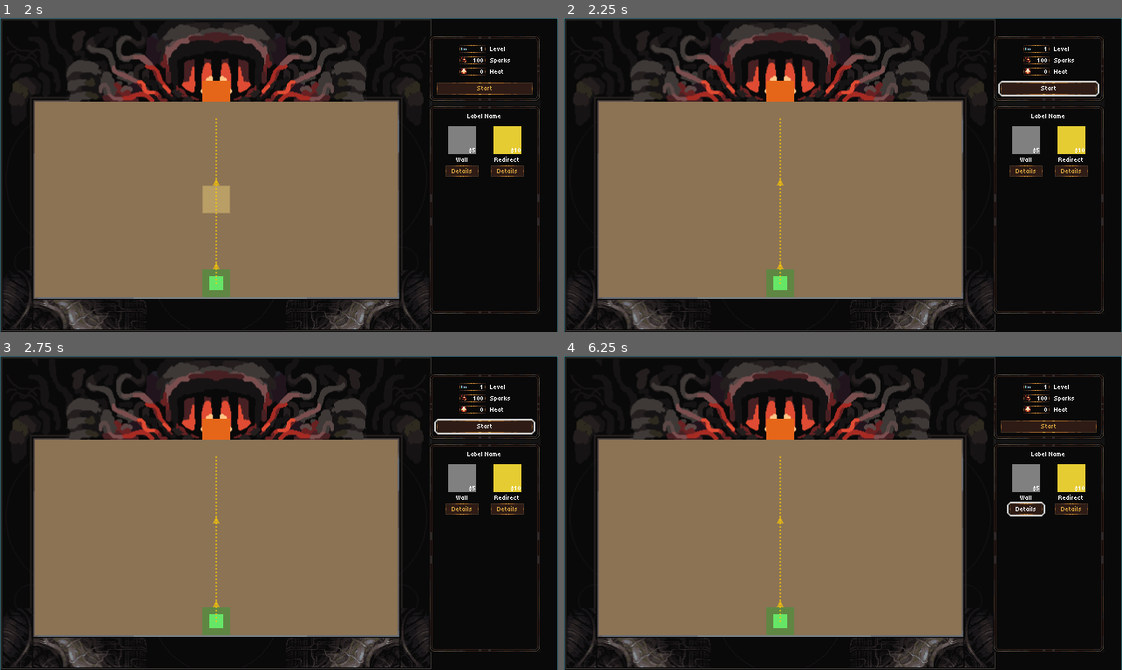
Above: before the commit, frames 1-4 (two rows, left to right).
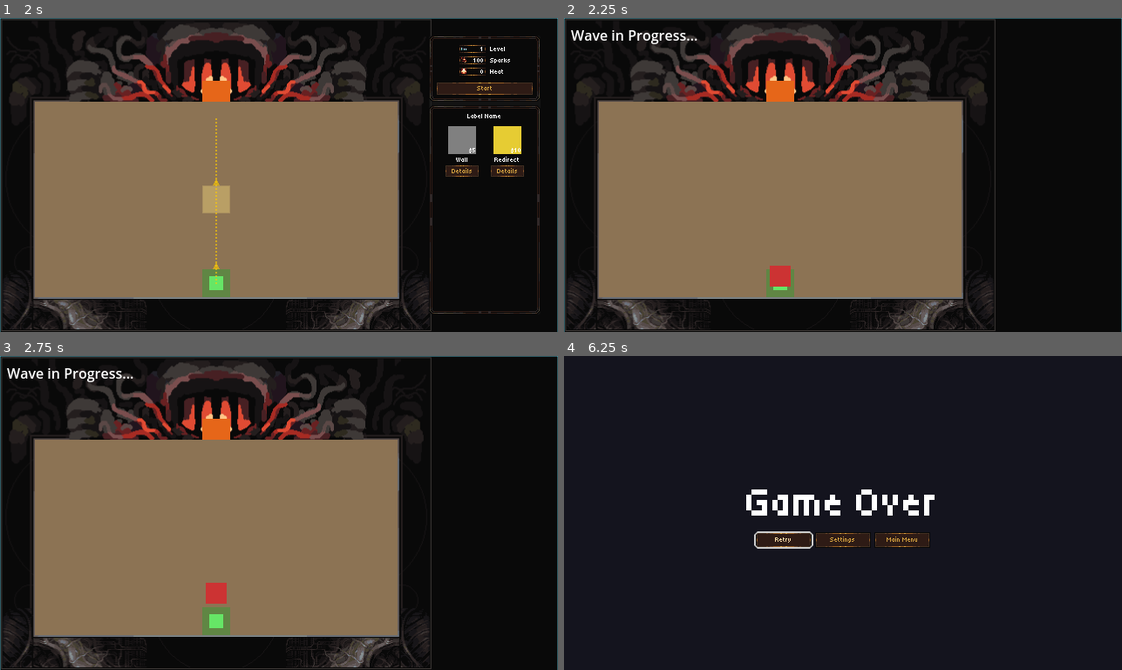
Above: after the commit, the same moments.

Repository: Arcane-Laboratory/Furnace
Game: Godot game, scene res://scenes/ui/title_screen.tscn
Two runs of this game, one before a commit and one after it. Both use one fixed random seed, a clock stepped at 60 frames per second and the inputs below. Sound files missing from this copy of the repository are replaced by a short silence.
Inputs (mouse positions are in pixels of both pictures, inside the frame that each line leads up to):
- Up to frame 1 (2 s): tap Enter at 0.5 s; move the mouse to (401, 159) at 0.52 s; tap P at 0.6 s; click (401, 159) at 0.67 s; click "Start Game" at 1.25 s
- Up to frame 2 (2.25 s): click "Start" at 2 s
- Up to frame 3 (2.75 s): no input
- Up to frame 4 (6.25 s): click (1049, 425) at 2.75 s, where only the run before the commit has a clickable "Start"; click (1027, 509) at 3.5 s, where only the run before the commit has a clickable "Details"; click (1027, 509) at 4.25 s, where only the run before the commit has a clickable "Details"; click (1049, 425) at 5 s, where only the run before the commit has a clickable "Start"; click (1027, 509) at 5.75 s, where only the run before the commit has a clickable "Details"

Frame 1 is identical in both runs. In frame 2, 4.2% of the frame differs, in the area x 1-97%, y 3-95%; in frame 3, 4.2%; in frame 4, 52%, in the area x 0-100%, y 0-100%.

Commit message:
Fix fireball animation and rotation, fix UI node paths and UID warnings
- Updated fireball to use 7-frame sprite sheet animation at 20 fps
- Added rotation to fireball sprite to face movement direction
- Fixed GameSubmenu and BuildSubmenu node paths in game_scene.gd
- Fixed invalid UID warnings in scene files (updated to match .uid files)
- Removed invalid UIDs for resources without .uid files
- Added AnimatedSprite2D with SpriteFrames for fireball animation
- Fireball now rotates when bouncing or being redirected by runes

Diff:
--- a/godot/scenes/entities/fireball.tscn
+++ b/godot/scenes/entities/fireball.tscn
@@ -1,13 +1,56 @@
-[gd_scene load_steps=2 format=3 uid="uid://fireball"]
+[gd_scene load_steps=9 format=3 uid="uid://fireball"]
 
 [ext_resource type="Script" path="res://scripts/entities/fireball.gd" id="1_fireball"]
+[ext_resource type="Texture2D" uid="uid://dtekhosid5ju4" path="res://assets/sprites/fireball.png" id="2_fireball"]
+
+[sub_resource type="AtlasTexture" id="AtlasTexture_frame0"]
+atlas = ExtResource("2_fireball")
+region = Rect2(0, 0, 32, 32)
+
+[sub_resource type="AtlasTexture" id="AtlasTexture_frame1"]
+atlas = ExtResource("2_fireball")
+region = Rect2(32, 0, 32, 32)
+
+[sub_resource type="AtlasTexture" id="AtlasTexture_frame2"]
+atlas = ExtResource("2_fireball")
+region = Rect2(64, 0, 32, 32)
+
+[sub_resource type="AtlasTexture" id="AtlasTexture_frame3"]
+atlas = ExtResource("2_fireball")
+region = Rect2(96, 0, 32, 32)
+
+[sub_resource type="AtlasTexture" id="AtlasTexture_frame4"]
+atlas = ExtResource("2_fireball")
+region = Rect2(128, 0, 32, 32)
+
+[sub_resource type="AtlasTexture" id="AtlasTexture_frame5"]
+atlas = ExtResource("2_fireball")
+region = Rect2(160, 0, 32, 32)
+
+[sub_resource type="AtlasTexture" id="AtlasTexture_frame6"]
+atlas = ExtResource("2_fireball")
+region = Rect2(192, 0, 32, 32)
+
+[sub_resource type="SpriteFrames" id="SpriteFrames_fireball"]
+animations = [{
+"frames": [SubResource("AtlasTexture_frame0"), SubResource("AtlasTexture_frame1"), SubResource("AtlasTexture_frame2"), SubResource("AtlasTexture_frame3"), SubResource("AtlasTexture_frame4"), SubResource("AtlasTexture_frame5"), SubResource("AtlasTexture_frame6")],
+"loop": true,
+"name": "default",
+"speed": 20.0
+}]
 
 [node name="Fireball" type="Node2D"]
 script = ExtResource("1_fireball")
 
-[node name="Sprite2D" type="Sprite2D" parent="."]
+[node name="AnimatedSprite2D" type="AnimatedSprite2D" parent="."]
+centered = true
+offset = Vector2(0, 0)
+sprite_frames = SubResource("SpriteFrames_fireball")
+animation = "default"
+playing = true
 
 [node name="FireballVisual" type="ColorRect" parent="."]
+visible = false
 offset_left = -8.0
 offset_top = -8.0
 offset_right = 8.0
--- a/godot/scripts/entities/fireball.gd
+++ b/godot/scripts/entities/fireball.gd
@@ -17,6 +17,9 @@
 
 ## Track current grid position for collision detection
 var current_grid_pos: Vector2i = Vector2i(-1, -1)
+
+## Reference to the AnimatedSprite2D node
+@onready var animated_sprite: AnimatedSprite2D = $AnimatedSprite2D
 
 signal fireball_destroyed
 signal enemy_hit(enemy: Node2D, damage: int)
@@ -27,6 +30,12 @@
 func _ready() -> void:
 	current_speed = GameConfig.fireball_speed
 	add_to_group("fireball")
+
+	# Ensure animation is playing (use get_node as fallback if @onready isn't ready)
+	var sprite := animated_sprite if animated_sprite else get_node_or_null("AnimatedSprite2D") as AnimatedSprite2D
+	if sprite:
+		sprite.play("default")
+		sprite.visible = true
 
 
 func _physics_process(delta: float) -> void:
@@ -67,12 +76,22 @@
 	activated_tiles.clear()
 	current_grid_pos = _world_to_grid(position)
 
+	# Ensure animation is playing (use get_node as fallback if @onready isn't ready)
+	var sprite := animated_sprite if animated_sprite else get_node_or_null("AnimatedSprite2D") as AnimatedSprite2D
+	if sprite:
+		sprite.play("default")
+		sprite.visible = true
+
+	# Update rotation to face direction
+	_update_rotation()
+
 
 ## Set a new direction (called by redirect runes)
 func set_direction(new_direction: Vector2) -> void:
 	# Ensure cardinal direction only
 	if new_direction in [Vector2.UP, Vector2.DOWN, Vector2.LEFT, Vector2.RIGHT]:
 		direction = new_direction
+		_update_rotation()
 
 
 ## Increase speed (called by acceleration runes)
@@ -138,6 +157,9 @@
 	direction = -direction  # Reverse direction
 	fireball_bounced.emit()
 
+	# Update rotation to face new direction
+	_update_rotation()
+
 	# Clear activated tiles when bouncing to allow re-activation
 	# This prevents getting stuck in loops where runes can't activate again
 	activated_tiles.clear()
@@ -166,3 +188,26 @@
 		grid_pos.x * GameConfig.TILE_SIZE + GameConfig.TILE_SIZE / 2,
 		grid_pos.y * GameConfig.TILE_SIZE + GameConfig.TILE_SIZE / 2
 	)
+
+
+## Update sprite rotation to face movement direction
+func _update_rotation() -> void:
+	var sprite := animated_sprite if animated_sprite else get_node_or_null("AnimatedSprite2D") as AnimatedSprite2D
+	if not sprite:
+		return
+
+	# Calculate rotation angle based on direction
+	# DOWN (0, 1) = 0 radians (default, facing down)
+	# UP (0, -1) = PI radians (180 degrees, facing up)
+	# RIGHT (1, 0) = -PI/2 radians (-90 degrees, facing right)
+	# LEFT (-1, 0) = PI/2 radians (90 degrees, facing left)
+	var rotation_angle: float = 0.0
+	if direction == Vector2.UP:
+		rotation_angle = PI
+	elif direction == Vector2.RIGHT:
+		rotation_angle = -PI / 2.0
+	elif direction == Vector2.LEFT:
+		rotation_angle = PI / 2.0
+	# DOWN is already 0.0
+
+	sprite.rotation = rotation_angle
--- a/godot/scripts/game/game_scene.gd
+++ b/godot/scripts/game/game_scene.gd
@@ -79,17 +79,17 @@
 
 ## Find and setup UI references (GameSubmenu, BuildSubmenu)
 func _setup_ui_references() -> void:
-	# Path: UILayer/RightPanel/CenterContainer/VBoxContainer/GameMenu/ColorRect/CenterContainer/VBoxContainer/...
+	# Path: UILayer/RightPanel/CenterContainer/VBoxContainer/GameMenu/CenterContainer/VBoxContainer/...
 	var game_menu := get_node_or_null("UILayer/RightPanel/CenterContainer/VBoxContainer/GameMenu") as Control
 	if game_menu:
-		game_submenu = game_menu.get_node_or_null("ColorRect/CenterContainer/VBoxContainer/GameSubmenu") as GameSubmenu
+		game_submenu = game_menu.get_node_or_null("CenterContainer/VBoxContainer/GameSubmenu") as GameSubmenu
 		if game_submenu:
 			game_submenu.start_pressed.connect(_on_start_pressed)
 			game_submenu.set_level(GameManager.current_level)
 		else:
 			push_warning("GameScene: GameSubmenu not found")
 
-		build_submenu = game_menu.get_node_or_null("ColorRect/CenterContainer/VBoxContainer/BuildSubmenu") as Control
+		build_submenu = game_menu.get_node_or_null("CenterContainer/VBoxContainer/BuildSubmenu") as Control
 		if not build_submenu:
 			push_warning("GameScene: BuildSubmenu not found")
 
@@ -355,10 +355,10 @@
 
 func _update_build_menu() -> void:
 	# Find and update build submenu with level data
-	# Path: UILayer/RightPanel/CenterContainer/VBoxContainer/GameMenu/ColorRect/CenterContainer/VBoxContainer/BuildSubmenu
+	# Path: UILayer/RightPanel/CenterContainer/VBoxContainer/GameMenu/CenterContainer/VBoxContainer/BuildSubmenu
 	var game_menu := get_node_or_null("UILayer/RightPanel/CenterContainer/VBoxContainer/GameMenu") as Control
 	if game_menu:
-		var build_submenu := game_menu.get_node_or_null("ColorRect/CenterContainer/VBoxContainer/BuildSubmenu") as Control
+		var build_submenu := game_menu.get_node_or_null("CenterContainer/VBoxContainer/BuildSubmenu") as Control
 		if build_submenu and build_submenu.has_method("set_level_data"):
 			build_submenu.set_level_data(current_level_data)
 
Binary file added: godot/assets/sprites/fireball.png
Binary file added: godot/assets/sprites/sprites/particle-cluster.png
Not shown: 1 places in godot/scenes/ui/build_menu_item.tscn that only renumber resources
Not shown: 1 places in godot/scenes/ui/build_submenu.tscn that only renumber resources
Not shown: 1 places in godot/scenes/ui/game_submenu.tscn that only renumber resources
Not shown: 1 places in godot/scenes/ui/tile_tooltip.tscn that only renumber resources
Not shown: 1 places in godot/style_box_9p.tres that only renumber resources
Not shown: 1 places in godot/style_box_9p_button.tres that only renumber resources
Not shown, changed: .cursor/rules/godot.mdc
